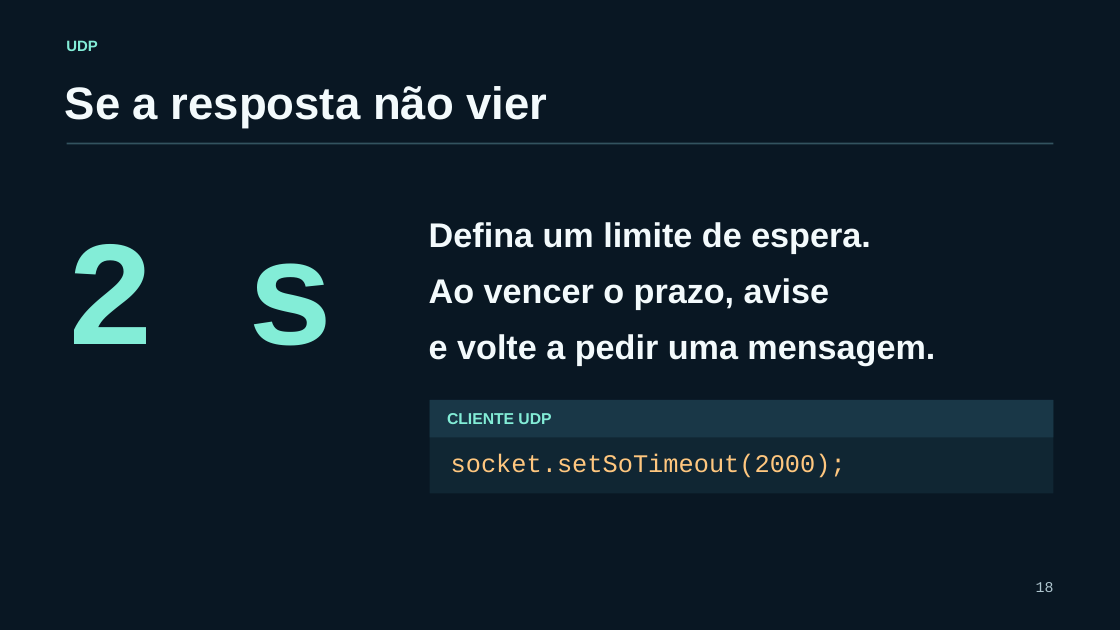
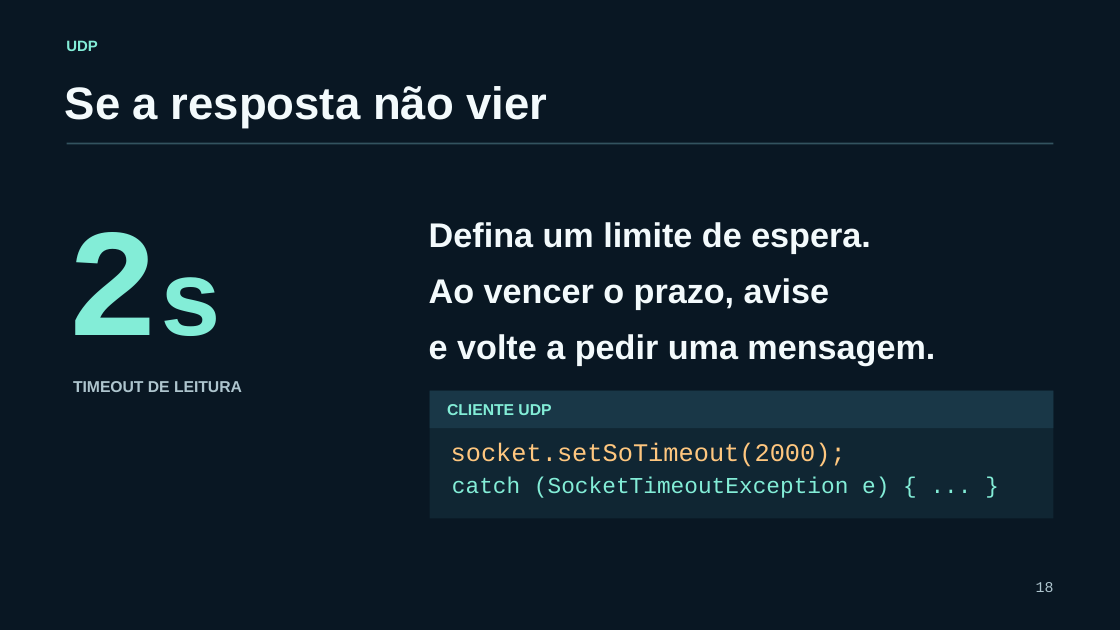
Before and after one commit to CassianoMn/xii-semac-sockets-java, a slide deck: slide 18 of slides/programacao-com-sockets-em-java.pptx. Drawn at 1120x630 pixels with LibreOffice and Linux fonts; fonts in the diff are those of the drawing. Boxes give left, top, right and bottom in pixels: in the first picture for what was removed or moved away, otherwise in the second. Text is boxed around its words. In the diff, an @@ line names an element or a change of style, - is before the commit and + after.

```diff
--- a/slides/programacao-com-sockets-em-java.pptx
+++ b/slides/programacao-com-sockets-em-java.pptx
@@ text at bbox=[66, 244, 335, 346]: text changed; size 128.2 to 132 pt @@
-2 s
+2s
@@ text added at bbox=[73, 381, 242, 392], 13.5 pt, text #AEC5CE, bold @@
+TIMEOUT DE LEITURA
@@ 2 texts, 1 rectangle: place and size @@
-2 texts, 1 rectangle at bbox=[429, 400, 1054, 478]
+2 texts, 1 rectangle at bbox=[429, 391, 1054, 467]
@@ rectangle: place and size @@
-rectangle at bbox=[429, 400, 1054, 493]
+rectangle at bbox=[429, 391, 1054, 518]
@@ text added at bbox=[452, 476, 889, 498], 19.5 pt, text #83EDD7 @@
+catch (SocketTimeoutException e) { ... }
```
Also in this commit, not shown: 29 other slides changed, 1 slide added, 8 other files.
